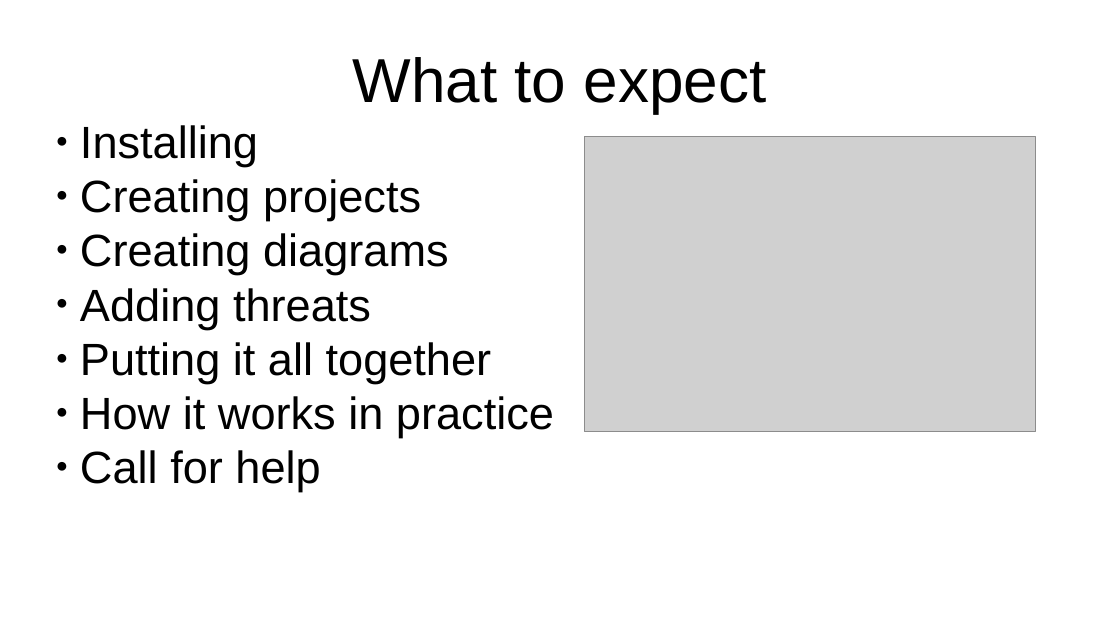
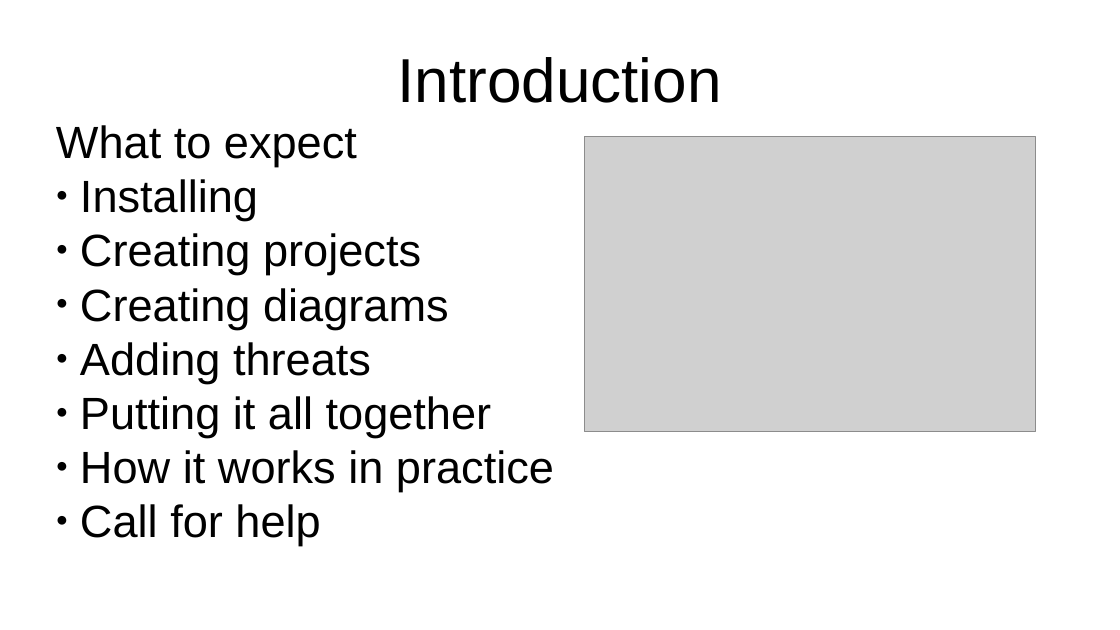
Before and after one commit to threatdragon/threatdragon.github.io, a slide deck: slide 4 of public/downloads/enter-the-dragon.odp (slide 3 before the commit). Drawn at 1120x630 pixels with LibreOffice and Linux fonts; fonts in the diff are those of the drawing; grey boxes stand for pictures. Boxes give left, top, right and bottom in pixels: in the first picture for what was removed or moved away, otherwise in the second. Text is boxed around its words. In the diff, an @@ line names an element or a change of style, - is before the commit and + after.

```diff
--- a/public/downloads/enter-the-dragon.odp
+++ b/public/downloads/enter-the-dragon.odp
@@ title at bbox=[398, 57, 722, 103]: text changed @@
-What to expect
+Introduction
@@ subtitle at bbox=[56, 125, 357, 167]: paragraph added @@
+What to expect
```
Also in this commit, not shown: 4 other slides changed, 1 slide added, 2 other files.
